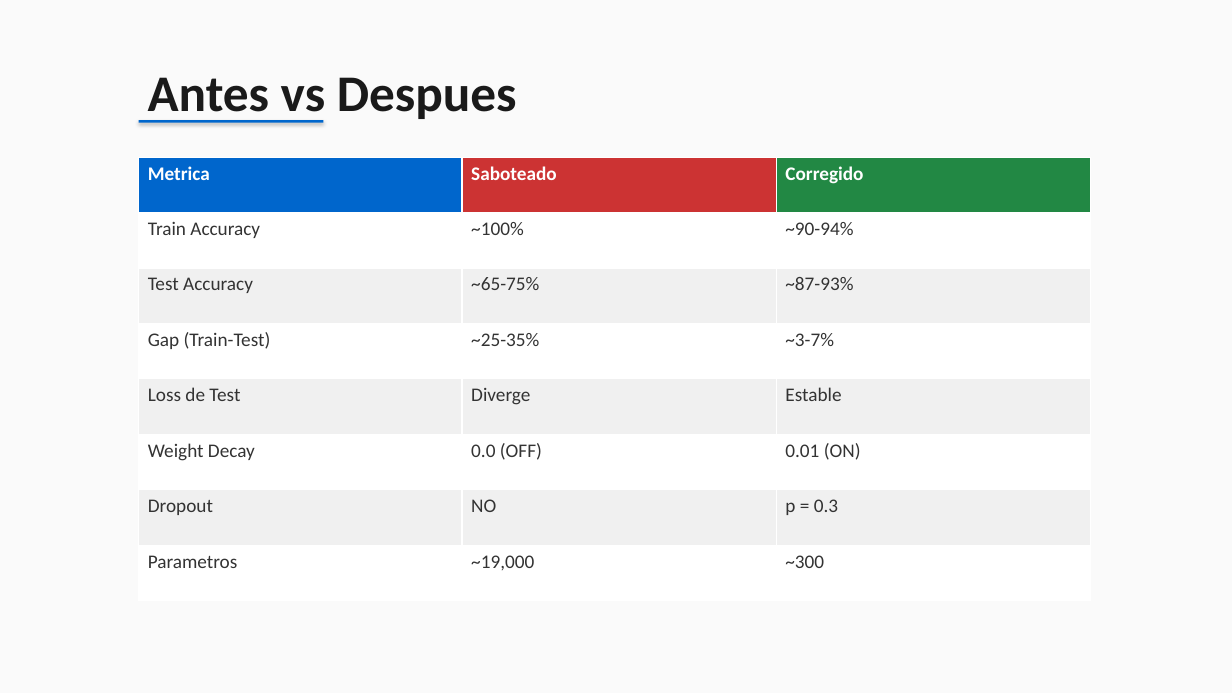
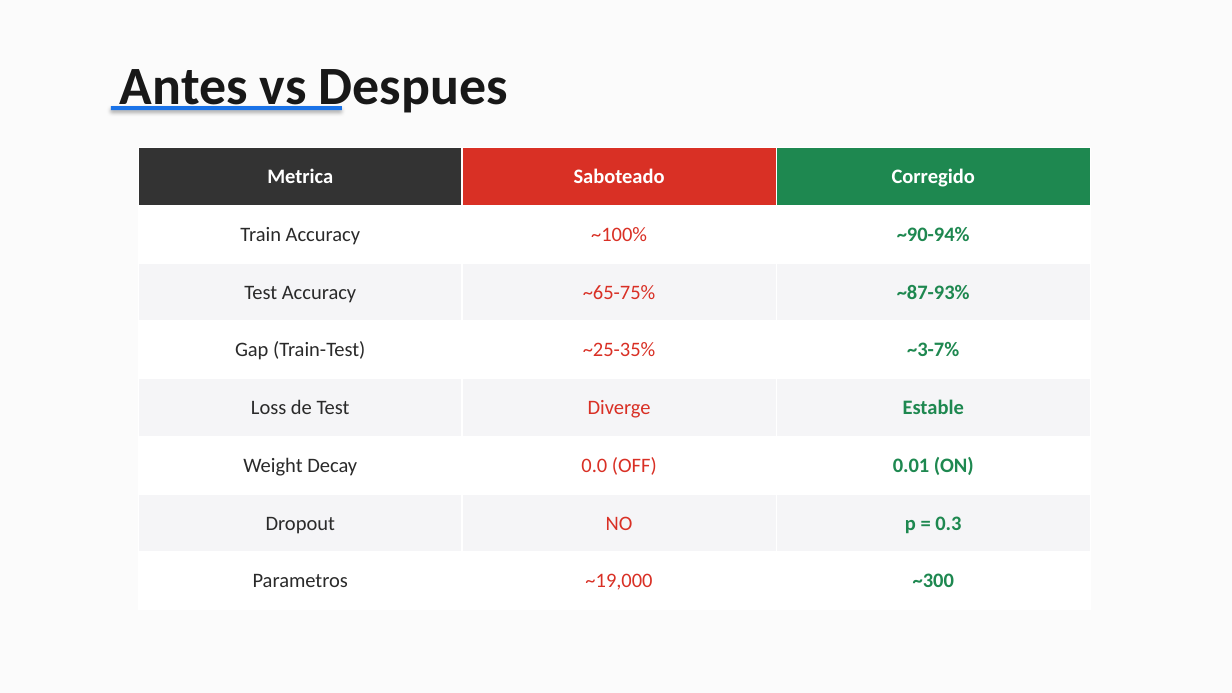
Before and after one commit to Xamplix/proyecto, a slide deck: slide 5 of Grupo7_La_Memoria_de_Pez.pptx. Drawn at 1232x693 pixels with LibreOffice and Linux fonts; fonts in the diff are those of the drawing. Boxes give left, top, right and bottom in pixels: in the first picture for what was removed or moved away, otherwise in the second. Text is boxed around its words. In the diff, an @@ line names an element or a change of style, - is before the commit and + after.

```diff
--- a/Grupo7_La_Memoria_de_Pez.pptx
+++ b/Grupo7_La_Memoria_de_Pez.pptx
@@ background #FAFAFA to #FBFBFB @@
@@ text "Antes vs Despues": place and size @@
-text "Antes vs Despues" at [148,77,517,123]
+text "Antes vs Despues" at [120,69,508,113]
@@ text "Antes vs Despues" at [120,69,508,113]: size 40 to 42 pt, text colour #1A1A1A to #181818 @@
@@ rectangle: place and size @@
-rectangle at [139,120,323,123]
+rectangle at [111,106,342,110]
@@ rectangle at [111,106,342,110]: fill #0066CC to #1A73E8 @@
@@ table at [139,148,1091,610] @@
@@ fill #0066CC to #333333 in row 1, column 1 @@
@@ fill #CC3333 to #D93025 in row 1, column 2 @@
@@ fill #228844 to #1E8850 in row 1, column 3 @@
@@ fill #F0F0F0 to #F5F5F7 in 9 cells @@
@@ size 15 to 16 pt @@
@@ text colour #333333 to #2A2A2A in "Train Accuracy", "Test Accuracy", "Gap (Train-Test)", "Loss de Test" and 3 more places @@
@@ text colour #333333 to #D93025 in "~100%", "~65-75%", "~25-35%", "Diverge" and 3 more places @@
@@ text colour #333333 to #1E8850, bold on in "~90-94%", "~87-93%", "~3-7%", "Estable" and 3 more places @@
@@ alignment left to centre @@
@@ table: place and size @@
-table at [139,157,1091,601]
+table at [139,148,1091,610]
```
Also in this commit, not shown: 6 other slides changed, 2 slides added, 2 slides removed, 1 other file.
